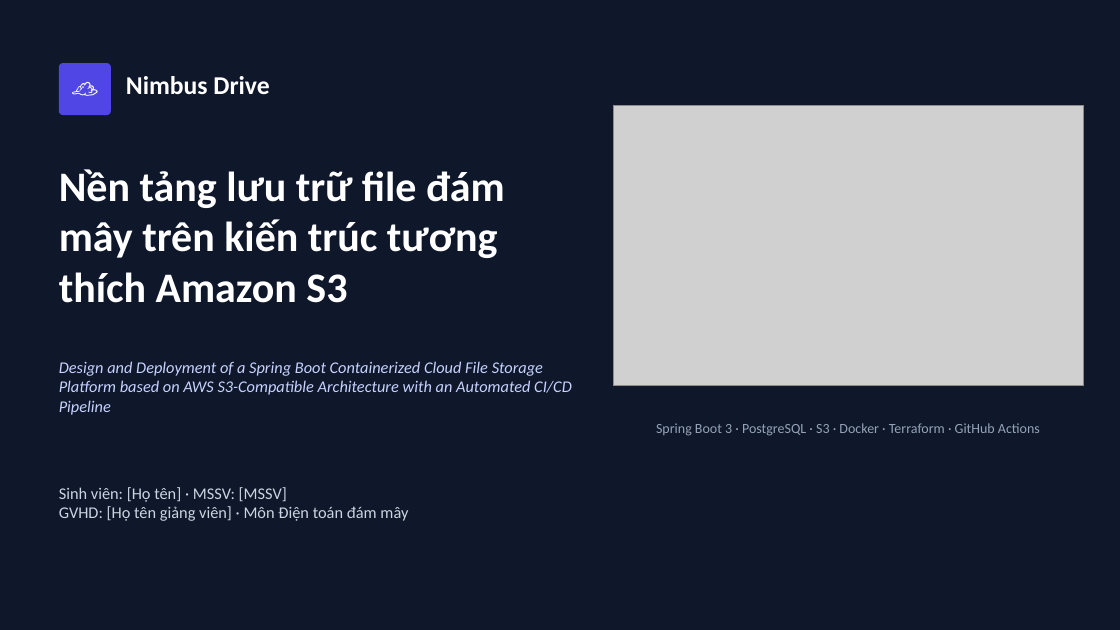
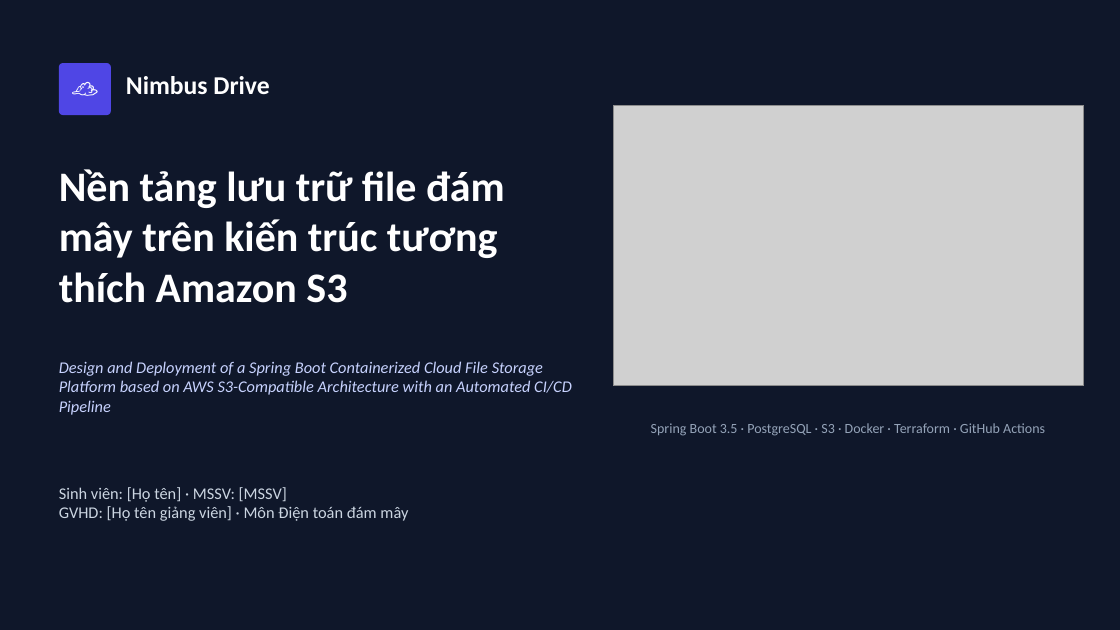
Before and after one commit to LeNhatHuyHyDrex/cloud-file-storage, a slide deck: slide 1 of docs/report/Slide_NimbusDrive.pptx. Drawn at 1120x630 pixels with LibreOffice and Linux fonts; fonts in the diff are those of the drawing; grey boxes stand for pictures. Boxes give left, top, right and bottom in pixels: in the first picture for what was removed or moved away, otherwise in the second. Text is boxed around its words. In the diff, an @@ line names an element or a change of style, - is before the commit and + after.

```diff
--- a/docs/report/Slide_NimbusDrive.pptx
+++ b/docs/report/Slide_NimbusDrive.pptx
@@ text at (651, 423, 1045, 436): text changed @@
-Spring Boot 3 · PostgreSQL · S3 · Docker · Terraform · GitHub Actions
+Spring Boot 3.5 · PostgreSQL · S3 · Docker · Terraform · GitHub Actions
```
Also in this commit, not shown: 1 other slide changed, 5 other files.
